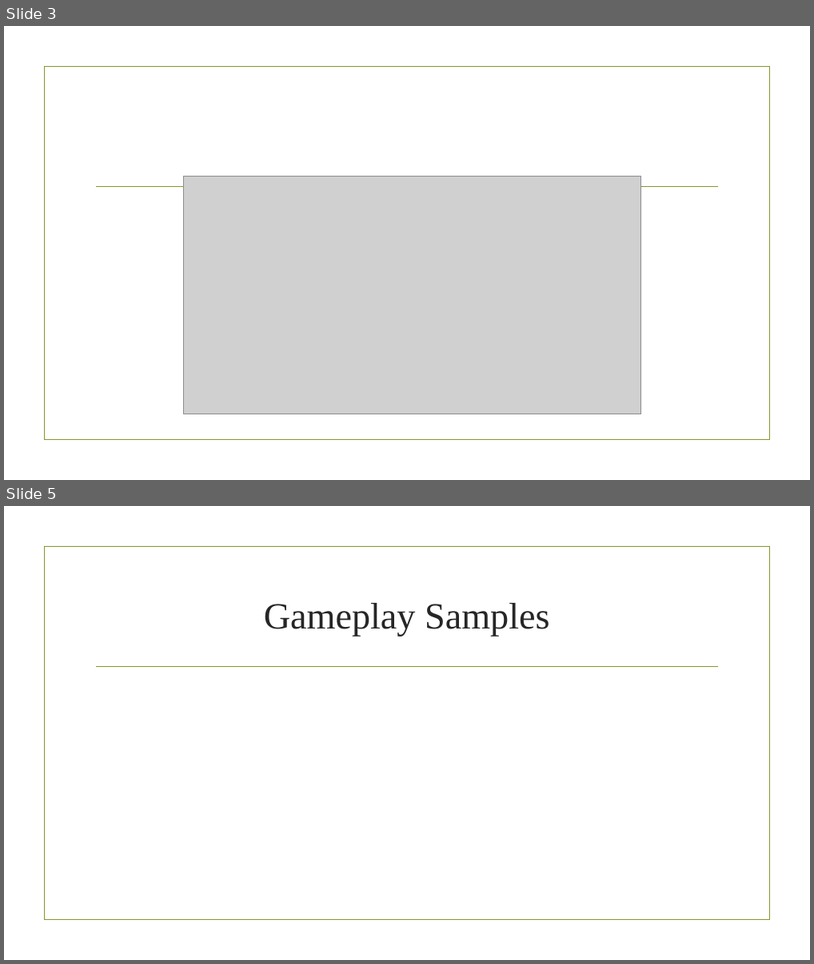
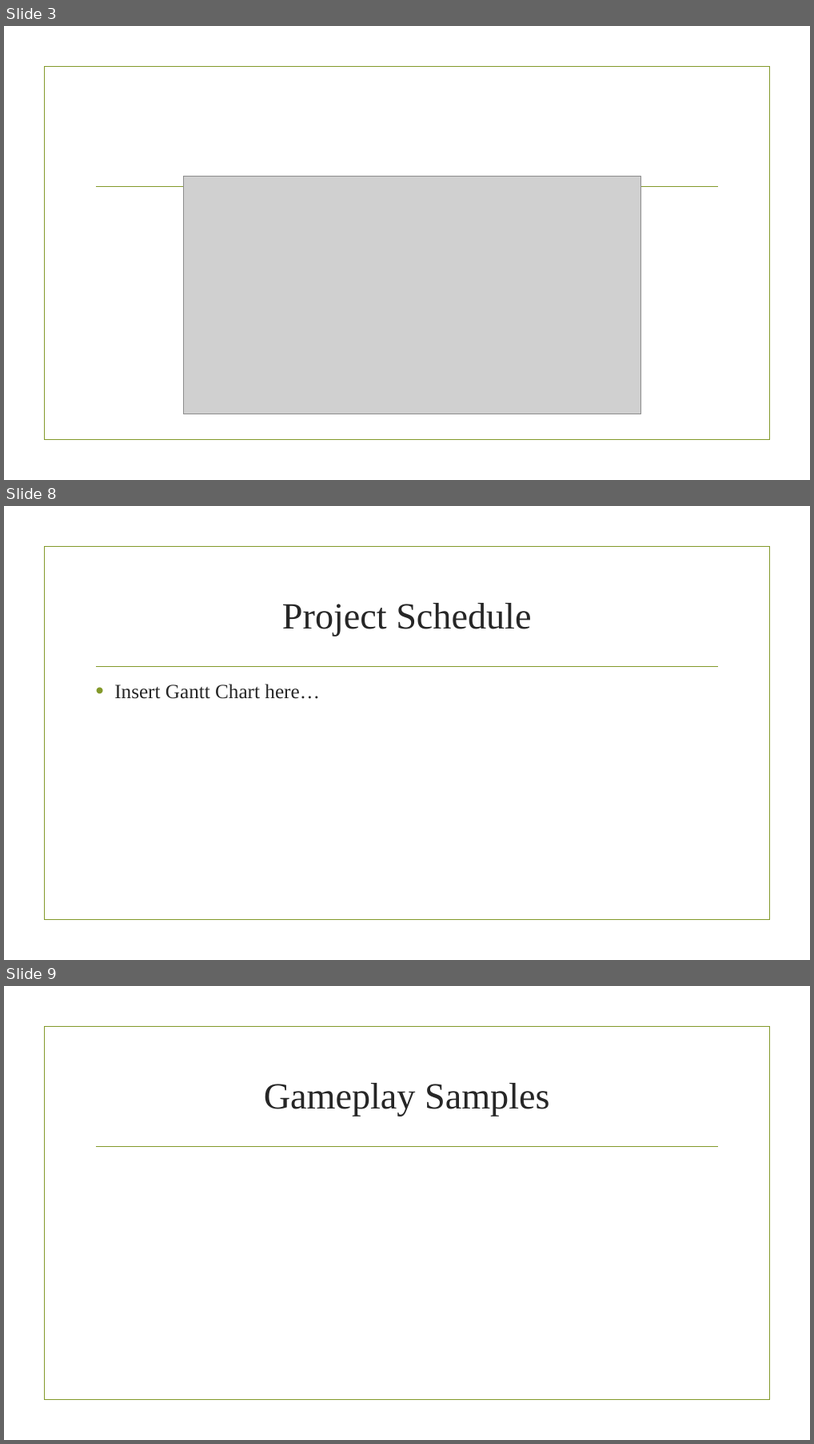
Before and after one commit to Glenn-Pao/StudioPStuff, a slide deck: Laser Cat (concept paper).pptx. Shown one above the other, each under a label of ours: slides 3 and 5 before the commit, slides 3, 8 and 9 after it; the slides between them are not shown. The pictures are 814x964 and 814x1444 pixels, drawn with LibreOffice and Linux fonts; fonts in the diff are those of the drawing; grey boxes stand for pictures; background and template pictures are left out. Boxes give left, top, right and bottom in pixels: in the first picture for what was removed or moved away, otherwise in the second. Text is boxed around its words. In the diff, an @@ line names an element or a change of style, - is before the commit and + after.

```diff
--- a/Laser Cat (concept paper).pptx
+++ b/Laser Cat (concept paper).pptx
@@ slide 8 added at (4, 506, 810, 960), background picture (left out); not listed: 2 template elements that a slide beside it also shows @@
@@ title added at (282, 603, 531, 636), 44 pt, text #262626 @@
+Project Schedule
@@ text added at (114, 684, 320, 699), 24 pt, text #262626 @@
+• Insert Gantt Chart here…
@@ what was slide 5 is now slide 9 @@
```
Also in this commit, not shown: 2 slides changed, 3 other slides added, 21 other files.
